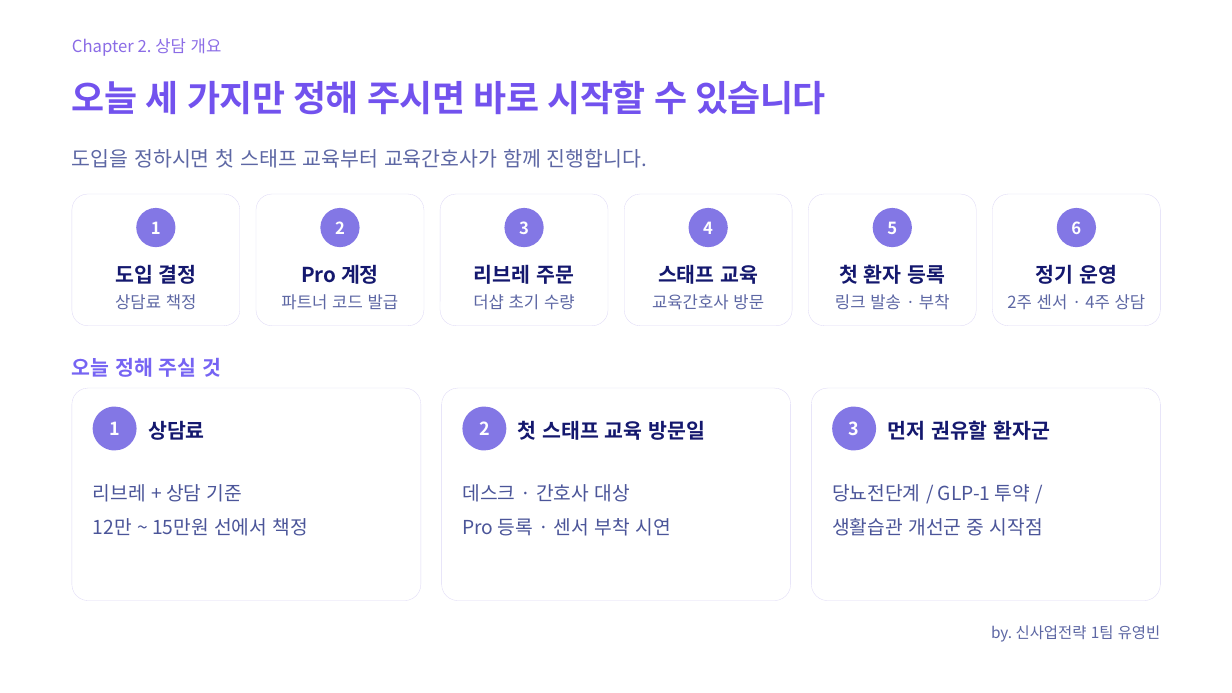
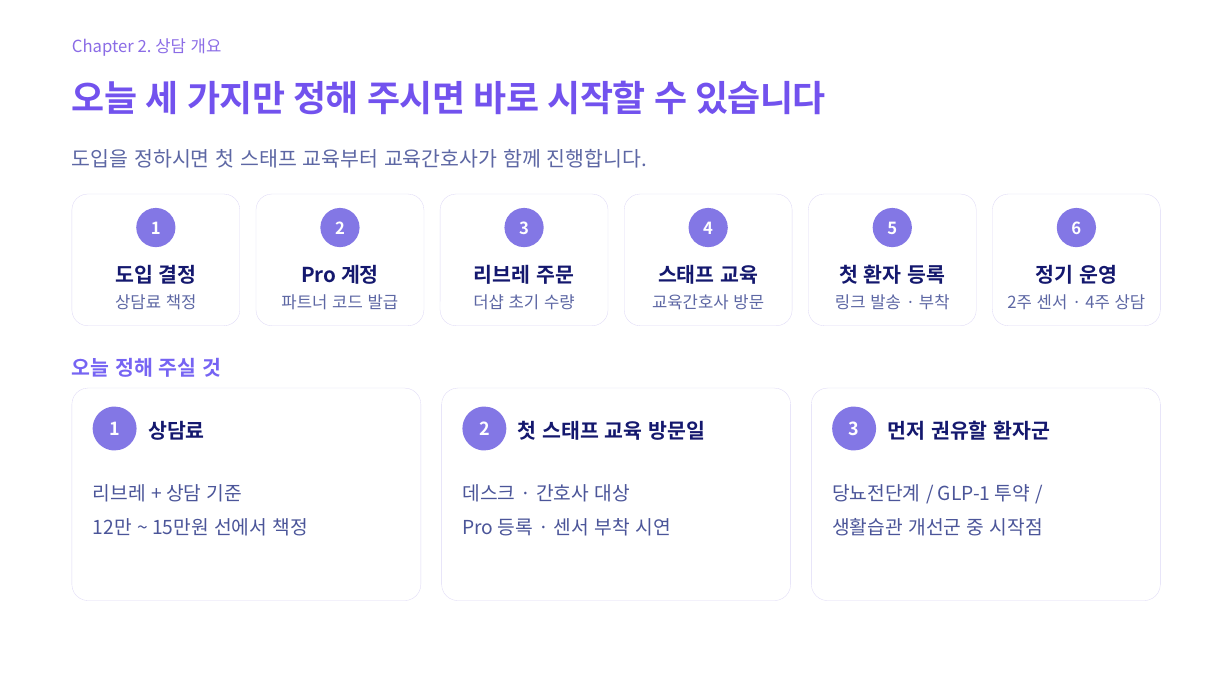
Before and after one commit to xxyuybxx-ctrl/welda-onboarding, a slide deck: slide 16 of files/웰다_교육자료_261014_B안.pptx. Drawn at 1232x693 pixels with LibreOffice and Linux fonts; fonts in the diff are those of the drawing. Boxes give left, top, right and bottom in pixels: in the first picture for what was removed or moved away, otherwise in the second. Text is boxed around its words. In the diff, an @@ line names an element or a change of style, - is before the commit and + after.

```diff
--- a/files/웰다_교육자료_261014_B안.pptx
+++ b/files/웰다_교육자료_261014_B안.pptx
@@ text removed at box(991, 625, 1161, 642) @@
-by. 신사업전략 1팀 유영빈
```
Also in this commit, not shown: 6 other files.
